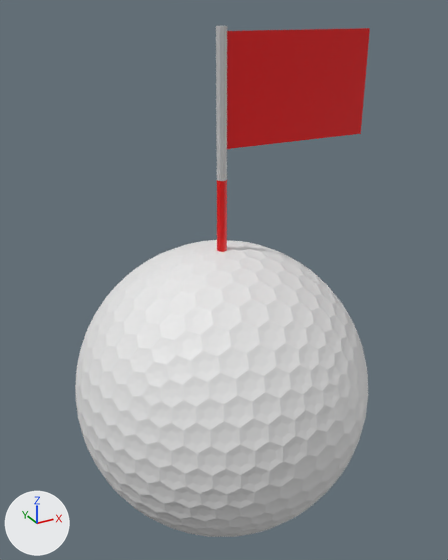
The FBX model Blender/flag.fbx as it was, and as the next commit left it.
One viewpoint serves both versions: a 50 mm lens placed at (-0.00176, -0.00324, 0.0024), pointed at (0.00004, 0.00005, 0.00076). Every picture has the same lights, and +X, +Y and +Z are marked at lower left. Where no turn or scale is listed for an object, it has been applied to the vertices.

The first picture shows 'Flag', 'Icosphere', 'Pole'.
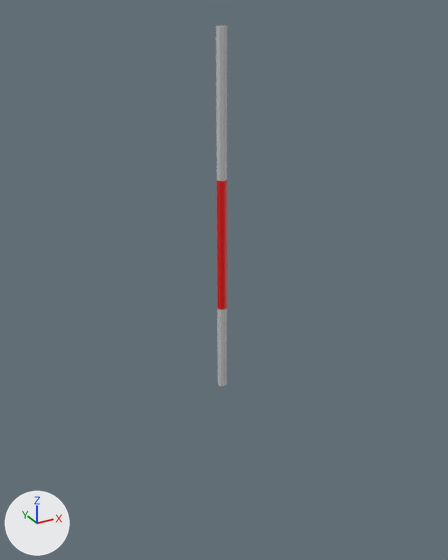
The newer file is also rescaled (x10.0) as a whole; pictures and numbers use the older file's frame.

Boxes (x1, y1, x2, y2) around the edits, measured in the pictures (448 x 560 px):
'Icosphere', deleted: before (75, 240, 368, 537)
'Flag', deleted (red): before (227, 28, 370, 149)

The change in detail:
Object 'Flag' (ob_flag) is deleted.
Object 'Icosphere' (ob_icosphere) is deleted.
